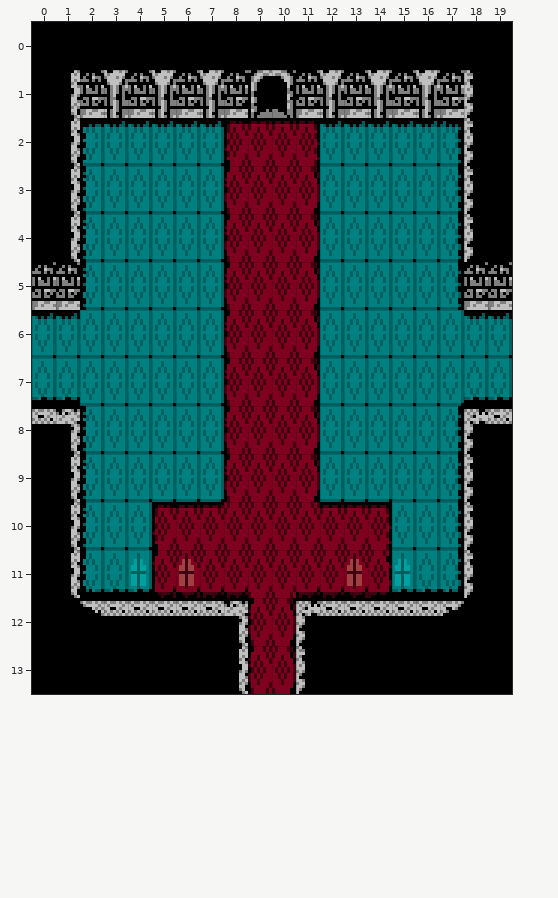
Level history. Tiled map: tiled/castle_room_20.tmx. Above: the version before the commit.
Cells are 8x16 px. Shown: x 0..19, y 0..13.
And afterwards:
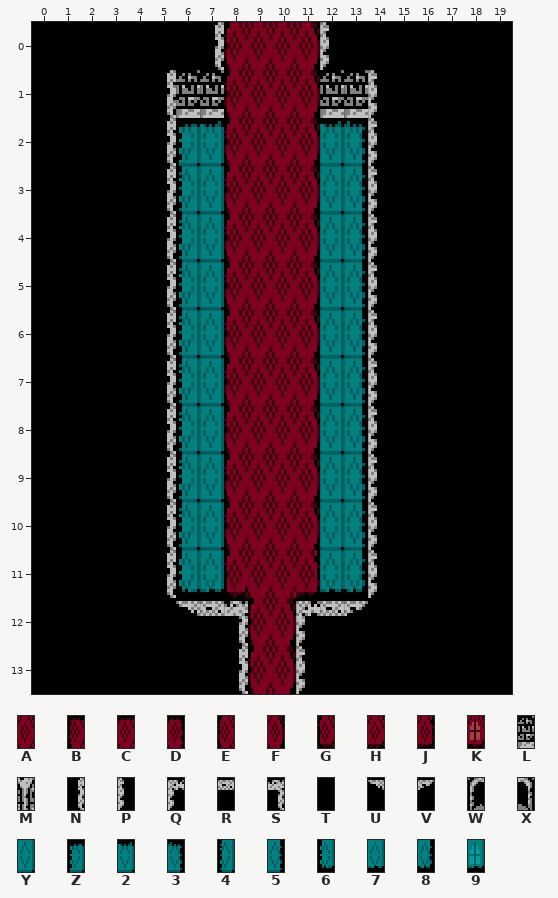
Key: from "castle_carpet": A 0, B 1, C 2, D 3, E 4, F 5, G 6, H 7, J 8, K 10; from "castle_stone": L 0, M 1, N 3, P 4, Q 5, R 6, S 7, T 8, U 9, V 10, W 11, X 12; from "castle_tile": Y 0, Z 1, 2 2, 3 3, 4 4, 5 5, 6 6, 7 7, 8 8, 9 10.
_ is an empty cell.
Tiles replaced or removed in this view: 2, 3, 4, 5, 6, 7, 8, 9, A, B, C, D, G, H, J, K, L, M, N, P, Q, R, S, T, U, V, W, X, Y, Z.
Diff:
Changed rows in their new state; . is an unchanged cell.
Layer "Tile Layer 1":
first column x 0:
 0 .......NEAAFP.......
 1 .TTTTN.LEAAFL.PTTTT.
 2 .TTTTNZ.EAAF.3PTTTT.
 3 .TTTTN4......5PTTTT.
 4 .TTTTN4......5PTTTT.
 5 TTTTTN4......5PTTTTT
 6 TTTTTN4......5PTTTTT
 7 TTTTTN4......5PTTTTT
 8 TTTTTN4......5PTTTTT
 9 .TTTTN4......5PTTTT.
10 .TTTTN4YE..FY5PTTTT.
11 .TTTTN67G..J78PTTTT.
12 ..TTTTU......VTTTT..
Changed places in both pictures, as pixel boxes (x1, y1, x2, y2):
changed: (32, 22, 512, 616)
